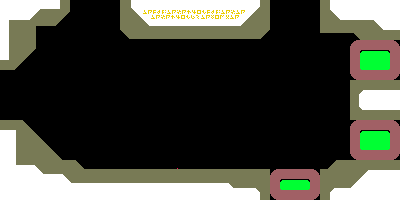
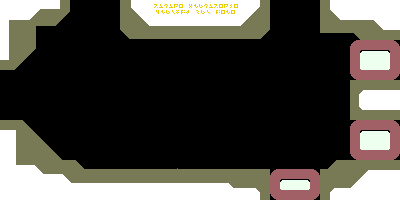
Revision of a layered 400 x 200 image; what changed, layer by layer:
painted on "Pasted Layer #1" over (x1=143, y1=4, x2=245, y2=19)
added layer "vault_lab.png copy #1" above "vault_lab.png copy" over (x1=280, y1=51, x2=390, y2=190)
painted on "vault_lab.png copy" over (x1=280, y1=51, x2=390, y2=190)
